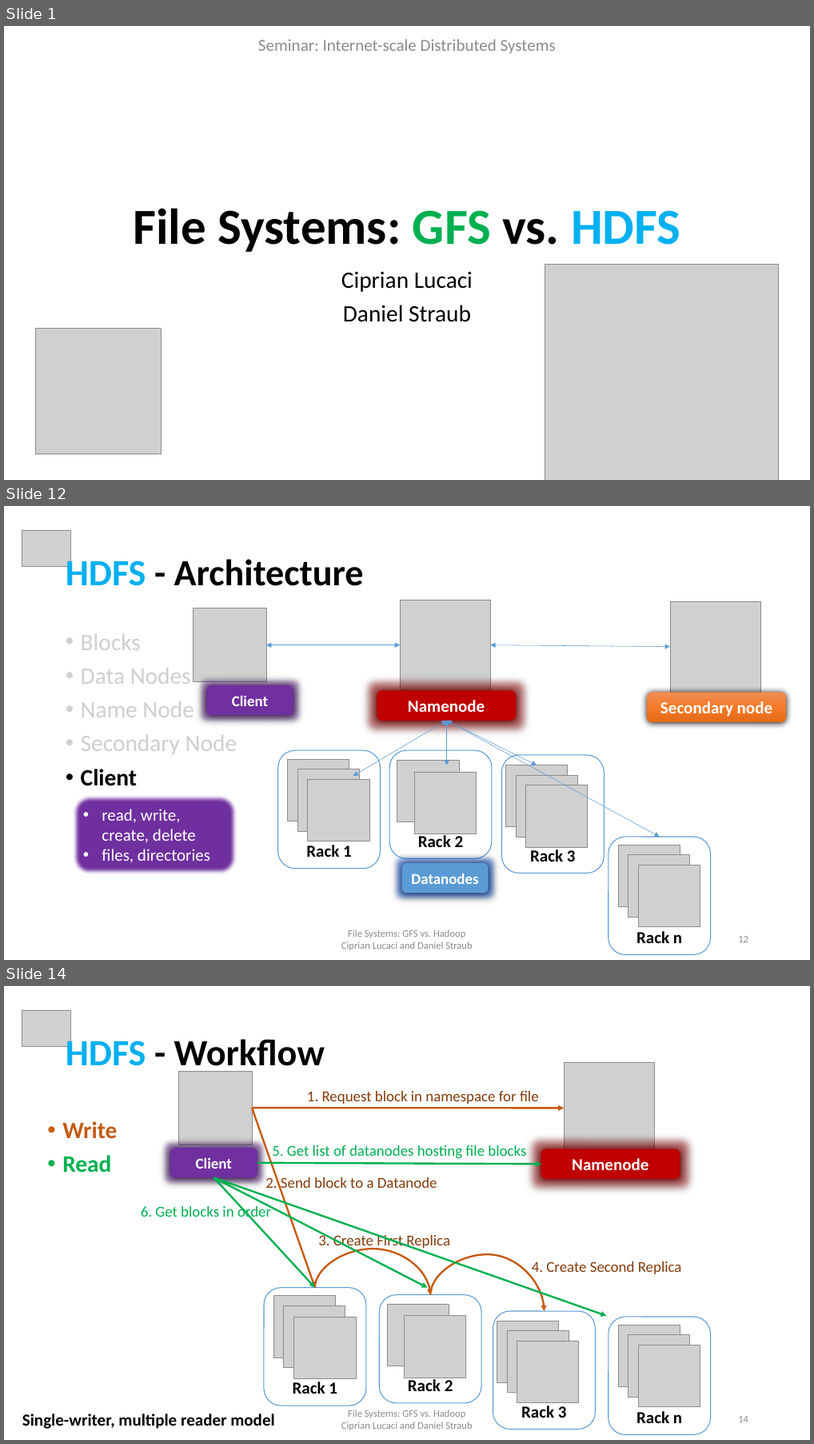
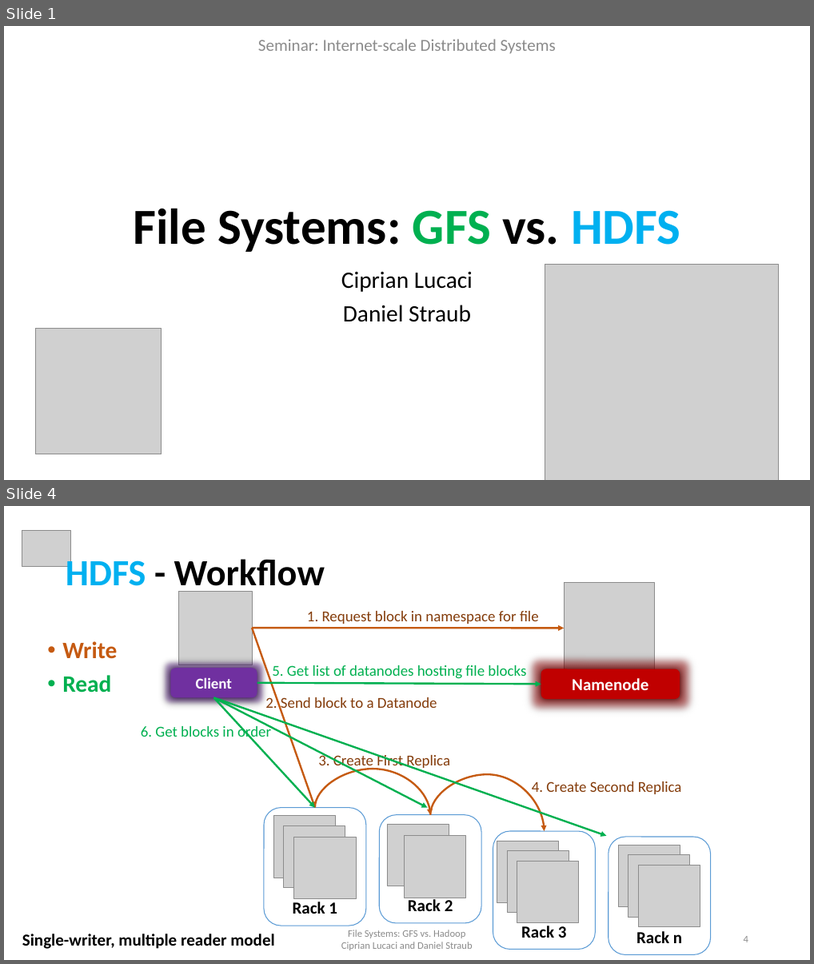
Before and after one commit to cipri7329/ss15-seminar, a slide deck: Presentation/DistributedFileSystems.pptx. Shown one above the other, each under a label of ours: slides 1, 12 and 14 before the commit, slides 1 and 4 after it; the slides between them are not shown. The pictures are 814x1444 and 814x964 pixels, drawn with LibreOffice and Linux fonts; fonts in the diff are those of the drawing; grey boxes stand for pictures; background and template pictures are left out. Boxes give left, top, right and bottom in pixels: in the first picture for what was removed or moved away, otherwise in the second. Text is boxed around its words. In the diff, an @@ line names an element or a change of style, - is before the commit and + after.

```diff
--- a/Presentation/DistributedFileSystems.pptx
+++ b/Presentation/DistributedFileSystems.pptx
@@ slide 12 removed at (x1=4, y1=506, x2=810, y2=960), background #FFFFFF @@
@@ picture removed at (x1=22, y1=530, x2=70, y2=567) @@
@@ title removed at (x1=66, y1=555, x2=364, y2=586) @@
-HDFS - Architecture
@@ text removed at (x1=81, y1=634, x2=237, y2=786) @@
-• Blocks
-• Data Nodes
-• Name Node
-• Secondary Node
-• Client
@@ group removed at (x1=193, y1=600, x2=787, y2=954): 14 pictures, 6 rounded rectangles, 6 double arrows @@
-Rack n
-Rack 3
-Rack 2
-Rack 1
-Namenode
-Secondary node
@@ rounded rectangle removed at (x1=206, y1=685, x2=293, y2=715) @@
-Client
@@ rounded rectangle removed at (x1=73, y1=795, x2=236, y2=874) @@
-• read, write, create, delete
-• files, directories
@@ rounded rectangle removed at (x1=402, y1=863, x2=489, y2=892) @@
-Datanodes
@@ text removed at (x1=342, y1=929, x2=472, y2=950) @@
-File Systems: GFS vs. Hadoop
-Ciprian Lucaci and Daniel Straub
@@ page number removed at (x1=738, y1=936, x2=749, y2=942) @@
-12
@@ what was slide 14 is now slide 4 @@
@@ page number at (x1=744, y1=936, x2=749, y2=942): text changed @@
-14
+4
```
Also in this commit, not shown: 8 slides changed, 10 other slides removed.
